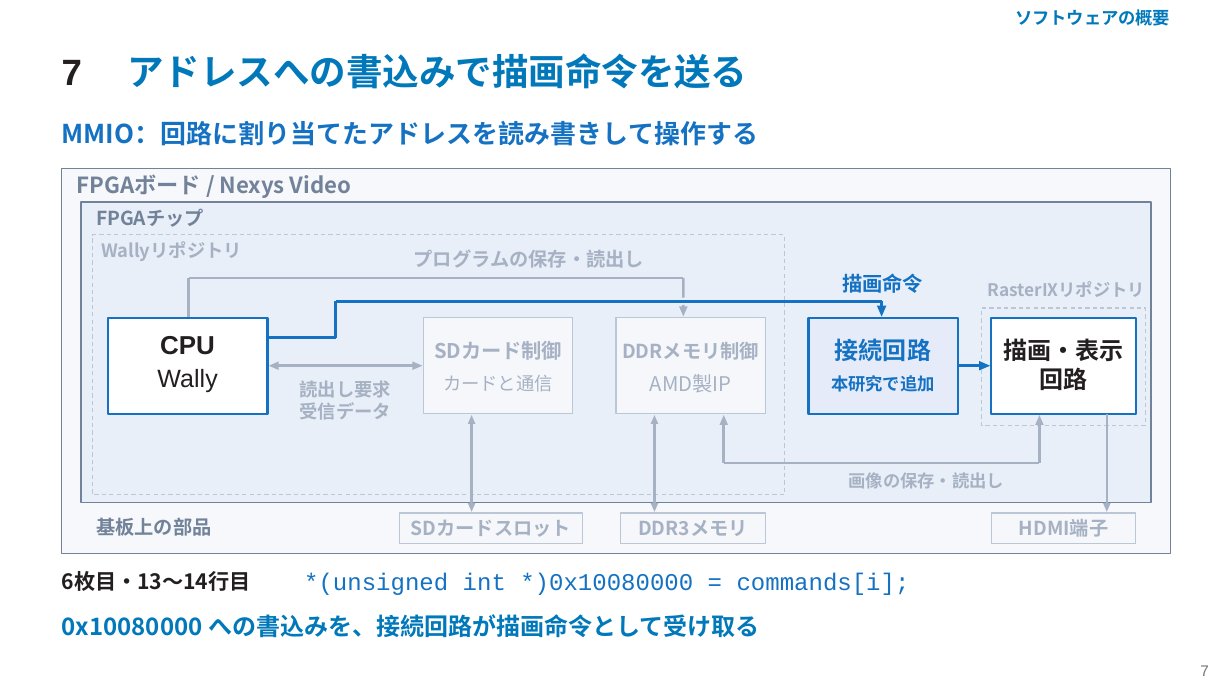
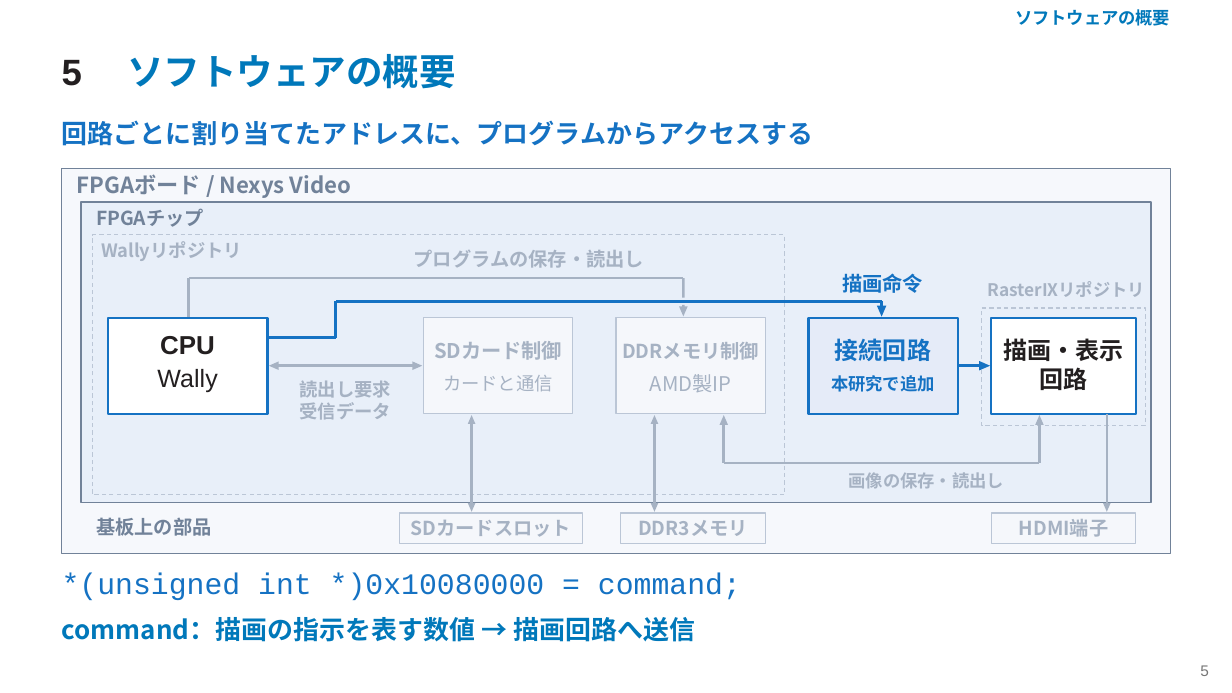
Before and after one commit to SoshiroFujimori/wally-game-console-research, a slide deck: slide 5 of docs/presentation/中間発表_主要事項.pptx (slide 7 before the commit). Drawn at 1232x693 pixels with LibreOffice and Linux fonts; fonts in the diff are those of the drawing. Boxes give left, top, right and bottom in pixels: in the first picture for what was removed or moved away, otherwise in the second. Text is boxed around its words. In the diff, an @@ line names an element or a change of style, - is before the commit and + after.

```diff
--- a/docs/presentation/中間発表_主要事項.pptx
+++ b/docs/presentation/中間発表_主要事項.pptx
@@ text at (127,54,456,89): text changed @@
-アドレスへの書込みで描画命令を送る
+ソフトウェアの概要
@@ text at (62,60,82,86): text changed @@
-7
+5
@@ text at (62,120,813,146): text changed @@
-MMIO：回路に割り当てたアドレスを読み書きして操作する
+回路ごとに割り当てたアドレスに、プログラムからアクセスする
@@ text at (62,572,741,601): text changed; size 18.8 to 23.2 pt @@
-*(unsigned int *)0x10080000 = commands[i];
+*(unsigned int *)0x10080000 = command;
@@ text removed at (62,571,251,591) @@
-6枚目・13〜14行目
@@ text at (62,617,696,642): text changed; size 18.8 to 20.2 pt @@
-0x10080000 への書込みを、接続回路が描画命令として受け取る
+command：描画の指示を表す数値 → 描画回路へ送信
@@ text at (1200,665,1209,676): text changed @@
-7
+5
```
Also in this commit, not shown: 8 other slides changed, 19 slides removed, 39 other files.
